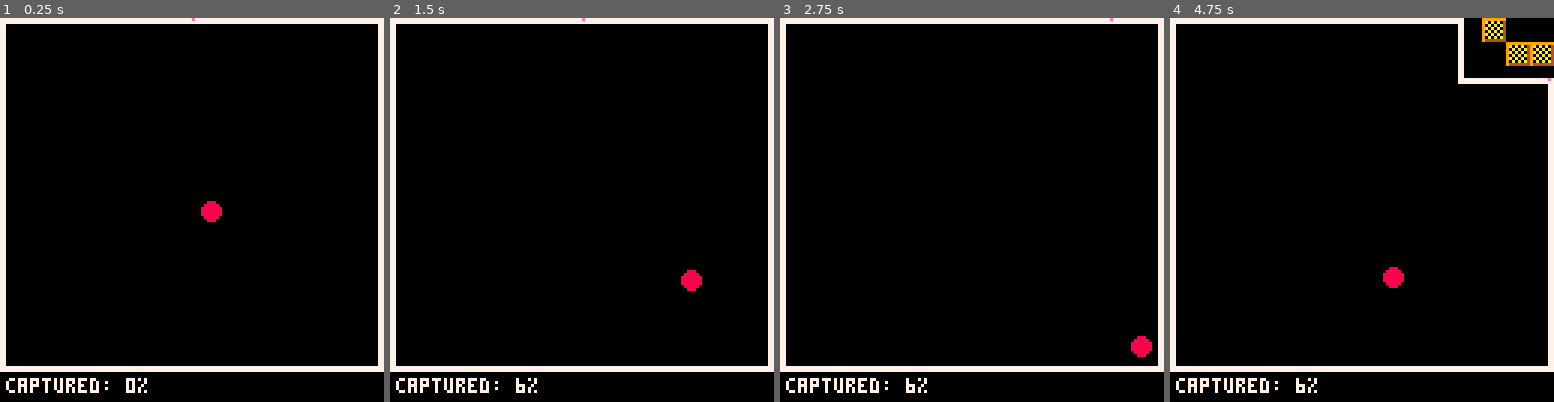
Above: before the commit, frames 1-4 (left to right).
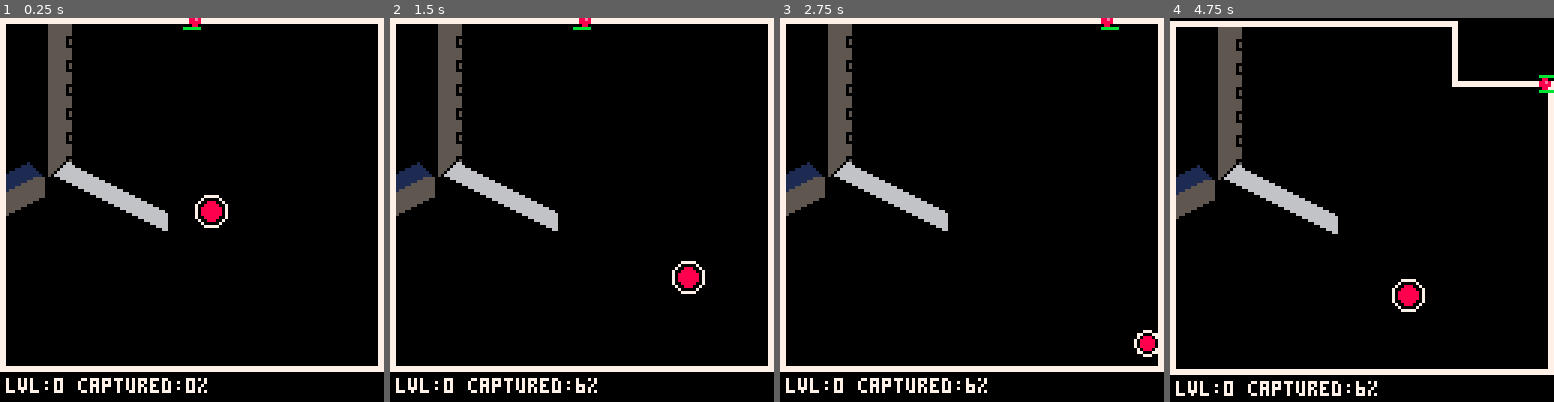
Above: after the commit, the same moments.

Repository: praghus/pico8
Game: PICO-8 cartridge carts/qix.p8
Same seed, same stepped clock (60 frames per second), same inputs: the game is played once before the commit and once after it.
Inputs:
- Up to frame 1 (0.25 s): no input
- Up to frame 2 (1.5 s): tap X (X key) at 0.33, 1.07 s; tap O (Z key) at 0.7 s
- Up to frame 3 (2.75 s): hold Right 1.6-2.1 s; tap O (Z key) at 1.7, 2.1, 2.5 s; tap X (X key) at 1.85 s; hold Up 2.15-2.42 s; hold Right from 2.47 s (still down)
- Up to frame 4 (4.75 s): tap O (Z key) every 0.4 s from 2.9 to 4.5 s; tap X (X key) at 2.97, 4.08 s; release Right at 3.03 s; hold Left 3.08-3.58 s; hold Down 3.63-3.97 s; hold Right 4.02-4.68 s; hold Up from 4.73 s (still down)

The runs differ from the first frame. In frame 1, 5.5% of the frame differs, in the area x 1-60%, y 0-98%; in frame 2, 5.6%; in frame 3, 5.6%; in frame 4, 10%, in the area x 0-100%, y 0-99%.

Commit message:
Qix - first step

Diff:
--- a/carts/qix.p8
+++ b/carts/qix.p8
@@ -1,11 +1,17 @@
 pico-8 cartridge // http://www.pico-8.com
 version 43
 __lua__
+-------------------------------------------------------------------------------
+-- pal(0, 129, 1)
+-- pal(1, 0, 1)
+
 function _init()
     grid = {}
     w, h = 63, 58
     total_cells = w * h
     pct = 0
+    level = 1
+    max_levels = 7
 
     -- initialization: 1=edge, 0=empty, 4=filled (wall)
     for x = 0, w do
@@ -162,31 +168,122 @@
     pct = flr((count / total_cells) * 100)
 end
 
+function next_level()
+    level += 1
+    if level > max_levels then
+        print("gratulacje! ukonczyles gre!")
+        stop()
+    end
+    -- reset grid
+    for x = 0, w do
+        for y = 0, h do
+            if x == 0 or x == w or y == 0 or y == h then
+                grid[x][y] = 1
+            else
+                grid[x][y] = 0
+            end
+        end
+    end
+
+    p.x, p.y = 32, 0
+    p.is_drawing = false
+    boss.x, boss.y = 32, 30
+    enemies = {}
+
+    for i = 1, level + 1 do
+        add(enemies, { x = rnd(w), y = rnd(h), dx = 0.5, dy = 0.5, size = 1 })
+    end
+
+    sfx(5)
+end
+
 function _draw()
-    if shake > 0 then camera(rnd(2) - 1, rnd(2) - 1) else camera(0, 0) end
+    if shake > 0 then
+        camera(rnd(2) - 1, rnd(2) - 1)
+    else
+        camera(0, 0)
+    end
     cls()
-    map(0, 0, 0, 0, 16, 16)
+
+    palt(15, true)
+    -- beige color as transparency is true
+    palt(0, false)
+    -- black color as transparency is false
+
+    local cur_tile_x = (level - 1) * 16
+    local nxt_tile_x = level * 16
+    if nxt_tile_x >= 128 then
+        nxt_tile_x = 0
+    end
+
+    map(nxt_tile_x, 0, 0, 0, 16, 16)
 
     for x = 0, w do
         for y = 0, h do
             local v = grid[x][y]
             if v == 0 then
-                rectfill(x * 2, y * 2, x * 2 + 1, y * 2 + 1, 0) -- covered
+                local tx = cur_tile_x + flr(x / 4)
+                local ty = flr(y / 4)
+                local tile = mget(tx, ty)
+                local sx = (tile % 16) * 8 + (x % 4) * 2
+                local sy = flr(tile / 16) * 8 + (y % 4) * 2
+                sspr(sx, sy, 2, 2, x * 2, y * 2)
             elseif v == 1 then
-                rectfill(x * 2, y * 2, x * 2 + 1, y * 2 + 1, 7) -- edge
+                rectfill(x * 2, y * 2, x * 2 + 1, y * 2 + 1, 7)
             elseif v == 2 then
-                rectfill(x * 2, y * 2, x * 2 + 1, y * 2 + 1, 10) -- trail
-                -- v==4 is revealed map
+                rectfill(x * 2, y * 2, x * 2 + 1, y * 2 + 1, 10)
             end
         end
     end
 
-    -- boss and player
-    circfill(boss.x * 2, boss.y * 2, boss.size, 8)
-    pset(p.x * 2, p.y * 2, 14)
-
-    print("captured: " .. pct .. "%", 2, 120, 7)
-end
+    palt(15, false)
+    palt(0, true)
+    draw_entities()
+
+    rectfill(0, 118, 127, 127, 0)
+    print("lvl:" .. (level - 1) .. " captured:" .. pct .. "%", 2, 120, 7)
+    if win then
+        print("level clear!", 40, 60, 11)
+    end
+    if game_over then
+        print("game over!", 45, 60, 8)
+    end
+end
+
+function draw_entities()
+    local pulse = sin(time() * 2) * 1.5
+    local b_col = 8
+
+    if (boss.hp < 2) b_col = 14
+    circfill(boss.x * 2, boss.y * 2, boss.size + pulse, b_col)
+    circ(boss.x * 2, boss.y * 2, boss.size + pulse + 2, 7)
+    local sp_id = 1
+    local flip_x = false
+
+    if (btn(0)) sp_id = 3
+    if (btn(1)) sp_id = 3
+    flip_x = true
+
+    if (btn(2)) sp_id = 1
+    if (btn(3)) sp_id = 2
+    spr(sp_id, p.x * 2 - 4, p.y * 2 - 4, 1, 1, flip_x, false)
+
+    for e in all(enemies) do
+        local e_col = 12
+        if (time() * 10 % 2 < 1) e_col = 7 circfill(e.x * 2, e.y * 2, 1, e_col)
+    end
+end
+…(11 lines of a section not shown)…
 
 
 
@@ -206,14 +303,19 @@
 
 
 __map__
-1010000000000000000000000010000000000000000000000000000000000000000000000000000000000000000000000000000000000000000000000000000000000000000000000000000000000000000000000000000000000000000000000000000000000000000000000000000000000000000000000000000000000000
-1010101010000000000000000000101000000000000000000000000000000000000000000000000000000000000000000000000000000000000000000000000000000000000000000000000000000000000000000000000000000000000000000000000000000000000000000000000000000000000000000000000000000000
-0010101010101000100010100000000010000000000000000000000000000000000000000000000000000000000000000000000000000000000000000000000000000000000000000000000000000000000000000000000000000000000000000000000000000000000000000000000000000000000000000000000000000000
-1010101010001010100000100000000010000000000000000000000000000000000000000000000000000000000000000000000000000000000000000000000000000000000000000000000000000000000000000000000000000000000000000000000000000000000000000000000000000000000000000000000000000000
-1010101010100000000010001010000000000000101010000000000000000000000000000000000000000000000000000000000000000000000000000000000000000000000000000000000000000000000000000000000000000000000000000000000000000000000000000000000000000000000000000000000000000000
-1010101010100000001000000000101000000010100000000000000000000000000000000000000000000000000000000000000000000000000000000000000000000000000000000000000000000000000000000000000000000000000000000000000000000000000000000000000000000000000000000000000000000000
-1000000010001000001010001010100000101000000000000000000000000000000000000000000000000000000000000000000000000000000000000000000000000000000000000000000000000000000000000000000000000000000000000000000000000000000000000000000000000000000000000000000000000000
-0000000000100010101010100000001000000000000000000000000000000000000000000000000000000000000000000000000000000000000000000000000000000000000000000000000000000000000000000000000000000000000000000000000000000000000000000000000000000000000000000000000000000000
-0000000000000000001000000000100000000000000000001000100000000000000000000000000000000000000000000000000000000000000000000000000000000000000000000000000000000000000000000000000000000000000000000000000000000000000000000000000000000000000000000000000000000000
-1000100000100000000000000000101010100000000000100010100000000000000000000000000000000000000000000000000000000000000000000000000000000000000000000000000000000000000000000000000000000000000000000000000000000000000000000000000000000000000000000000000000000000
-0000000000000000000000000000000000001000001000000000000000000000000000000000000000000000000000000000000000000000000000000000000000000000000000000000000000000000000000000000000000000000000000000000000000000000000000000000000000000000000000000000000000000000
+0400120404040404040404040404040400000000000000000000000000000000000000000000000000000000000000000000000000000000000000000000000000000000000000000000000000000000000000000000000000000000000000000000000000000000000000000000000000000000000000000000000000000000
+0400120404040404040404040404040400000000000000000000000000000000000000000000000000000000000000000000000000000000000000000000000000000000000000000000000000000000000000000000000000000000000000000000000000000000000000000000000000000000000000000000000000000000
+0400120404040404040404040404040410000000000000000000000000000000000000000000000000000000000000000000000000000000000000000000000000000000000000000000000000000000000000000000000000000000000000000000000000000000000000000000000000000000000000000000000000000000
+0400120404040404040404040404040410000000000000000000000000000000000000000000000000000000000000000000000000000000000000000000000000000000000000000000000000000000000000000000000000000000000000000000000000000000000000000000000000000000000000000000000000000000
+0400120404040404040404040404040400000000101010000000000000000000000000000000000000000000000000000000000000000000000000000000000000000000000000000000000000000000000000000000000000000000000000000000000000000000000000000000000000000000000000000000000000000000
+0400120404040404040404040404040400000010100000000000000000000000000000000000000000000000000000000000000000000000000000000000000000000000000000000000000000000000000000000000000000000000000000000000000000000000000000000000000000000000000000000000000000000000
+1011131415040404040404040404040400101000000000000000000000000000000000000000000000000000000000000000000000000000000000000000000000000000000000000000000000000000000000000000000000000000000000000000000000000000000000000000000000000000000000000000000000000000
+2021002425141504040404040404040400000000000000000000000000000000000000000000000000000000000000000000000000000000000000000000000000000000000000000000000000000000000000000000000000000000000000000000000000000000000000000000000000000000000000000000000000000000
+3004040000242504040404040404040400000000000000001000100000000000000000000000000000000000000000000000000000000000000000000000000000000000000000000000000000000000000000000000000000000000000000000000000000000000000000000000000000000000000000000000000000000000
+0404040404040404040404040404040410100000000000100010100000000000000000000000000000000000000000000000000000000000000000000000000000000000000000000000000000000000000000000000000000000000000000000000000000000000000000000000000000000000000000000000000000000000
+0404040404040404040404040404040400001000001000000000000000000000000000000000000000000000000000000000000000000000000000000000000000000000000000000000000000000000000000000000000000000000000000000000000000000000000000000000000000000000000000000000000000000000
+0404040404040404040404040404040400000000000000000000000000000000000000000000000000000000000000000000000000000000000000000000000000000000000000000000000000000000000000000000000000000000000000000000000000000000000000000000000000000000000000000000000000000000
+0404040404040404040404040404040400000000000000000000000000000000000000000000000000000000000000000000000000000000000000000000000000000000000000000000000000000000000000000000000000000000000000000000000000000000000000000000000000000000000000000000000000000000
+0404040404040404040404040404040400000000000000000000000000000000000000000000000000000000000000000000000000000000000000000000000000000000000000000000000000000000000000000000000000000000000000000000000000000000000000000000000000000000000000000000000000000000
+0404040404040404040404040404040400000000000000000000000000000000000000000000000000000000000000000000000000000000000000000000000000000000000000000000000000000000000000000000000000000000000000000000000000000000000000000000000000000000000000000000000000000000
+0404040404040404040404040404040400000000000000000000000000000000000000000000000000000000000000000000000000000000000000000000000000000000000000000000000000000000000000000000000000000000000000000000000000000000000000000000000000000000000000000000000000000000
Not shown, changed: 27 lines of the sprite sheet (__gfx__) section of carts/qix.p8
